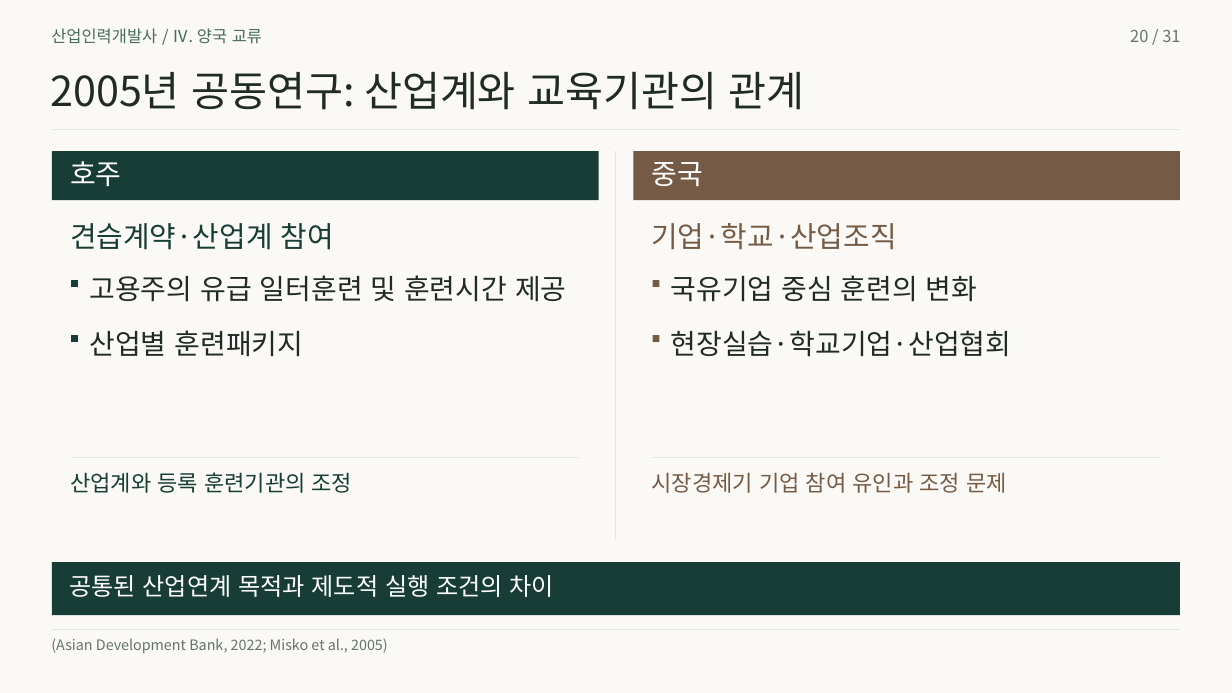
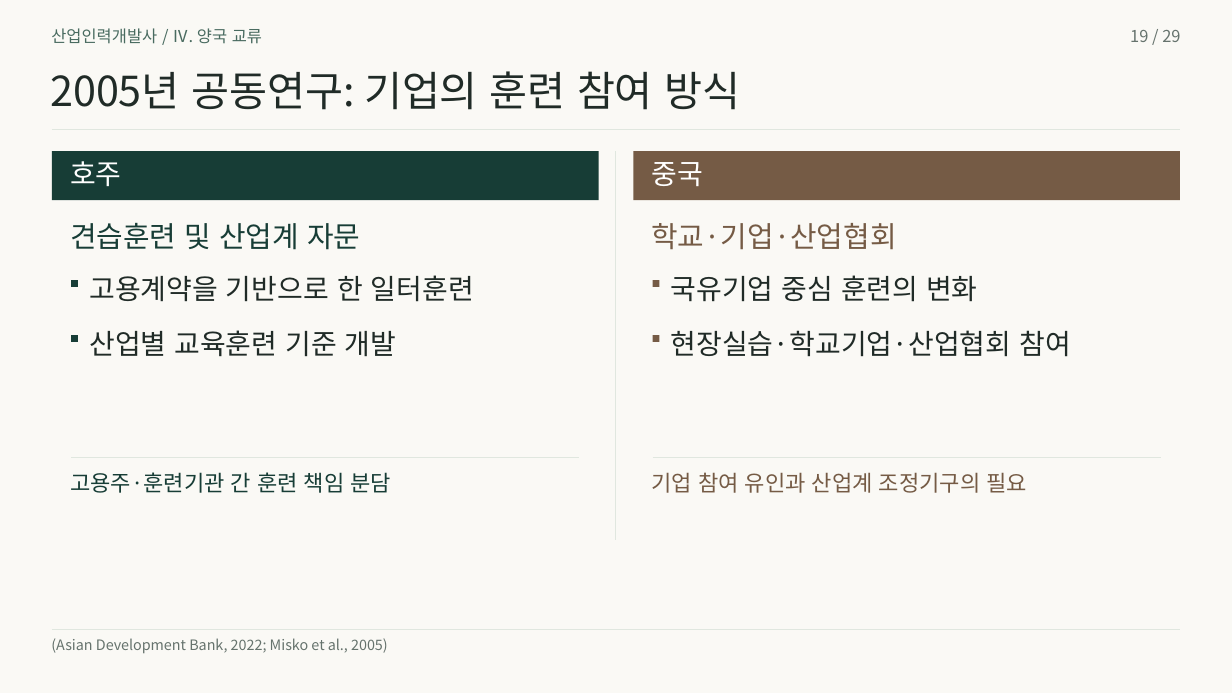
Before and after one commit to 01Chungee10/vet-history-rehearsal, a slide deck: slide 19 of au-cn-2026/presentation.pptx (slide 20 before the commit). Drawn at 1232x693 pixels with LibreOffice and Linux fonts; fonts in the diff are those of the drawing. Boxes give left, top, right and bottom in pixels: in the first picture for what was removed or moved away, otherwise in the second. Text is boxed around its words. In the diff, an @@ line names an element or a change of style, - is before the commit and + after.

```diff
--- a/au-cn-2026/presentation.pptx
+++ b/au-cn-2026/presentation.pptx
@@ text at [1130,30,1180,42]: text changed @@
-20 / 31
+19 / 29
@@ text at [50,71,741,110]: text changed @@
-2005년 공동연구: 산업계와 교육기관의 관계
+2005년 공동연구: 기업의 훈련 참여 방식
@@ text at [70,223,360,250]: text changed @@
-견습계약·산업계 참여
+견습훈련 및 산업계 자문
@@ text at [651,223,896,250]: text changed @@
-기업·학교·산업조직
+학교·기업·산업협회
@@ text at [89,275,474,302]: text changed @@
-고용주의 유급 일터훈련 및 훈련시간 제공
+고용계약을 기반으로 한 일터훈련
@@ text at [89,330,396,357]: text changed @@
-산업별 훈련패키지
+산업별 교육훈련 기준 개발
@@ text at [671,330,1070,357]: text changed @@
-현장실습·학교기업·산업협회
+현장실습·학교기업·산업협회 참여
@@ text at [70,472,391,493]: text changed @@
-산업계와 등록 훈련기관의 조정
+고용주·훈련기관 간 훈련 책임 분담
@@ text at [652,472,1027,493]: text changed @@
-시장경제기 기업 참여 유인과 조정 문제
+기업 참여 유인과 산업계 조정기구의 필요
@@ rectangle removed at [52,562,1180,615] @@
@@ text removed at [69,575,554,597] @@
-공통된 산업연계 목적과 제도적 실행 조건의 차이
```
Also in this commit, not shown: 25 other slides changed, 3 slides added, 5 slides removed, 35 other files.
